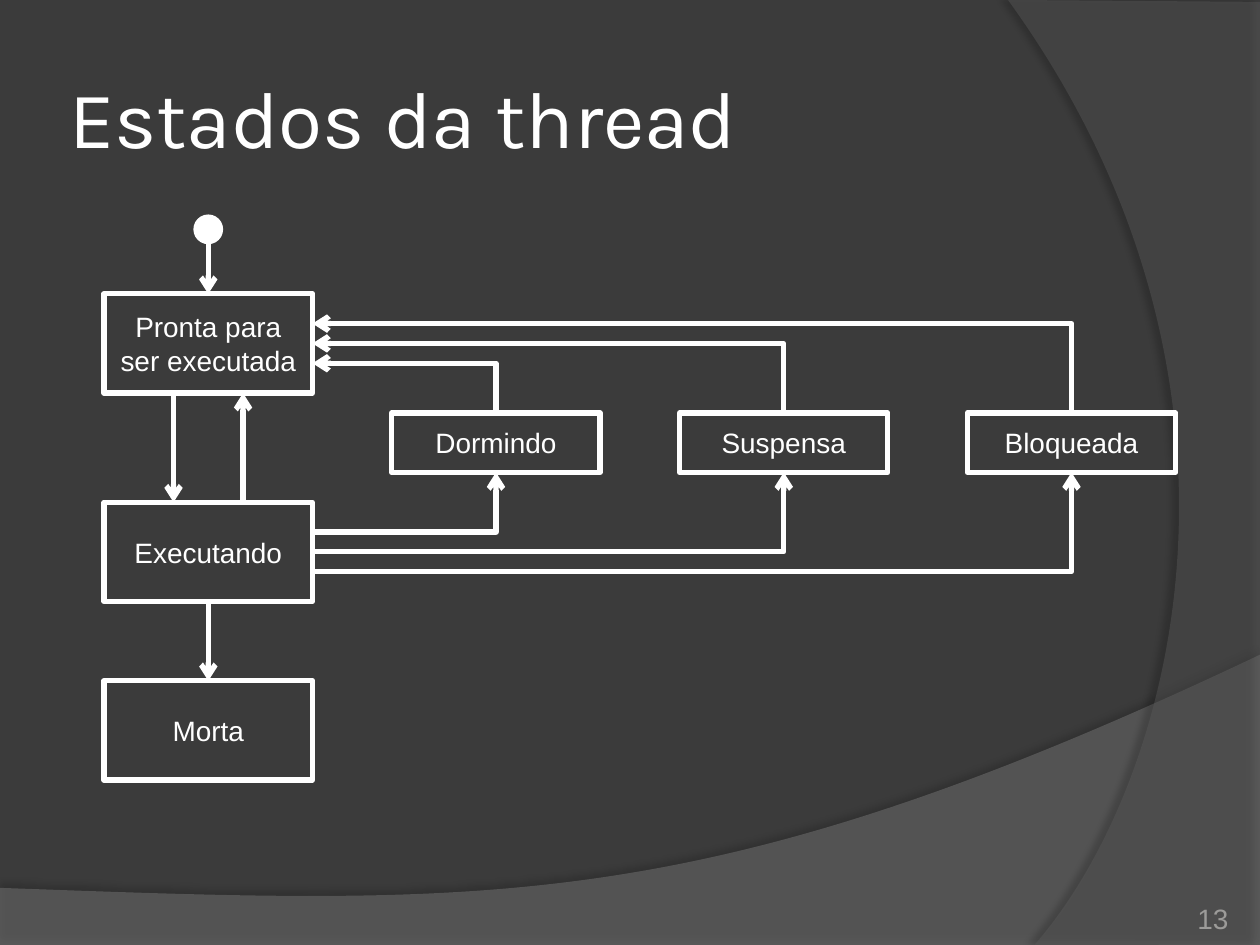
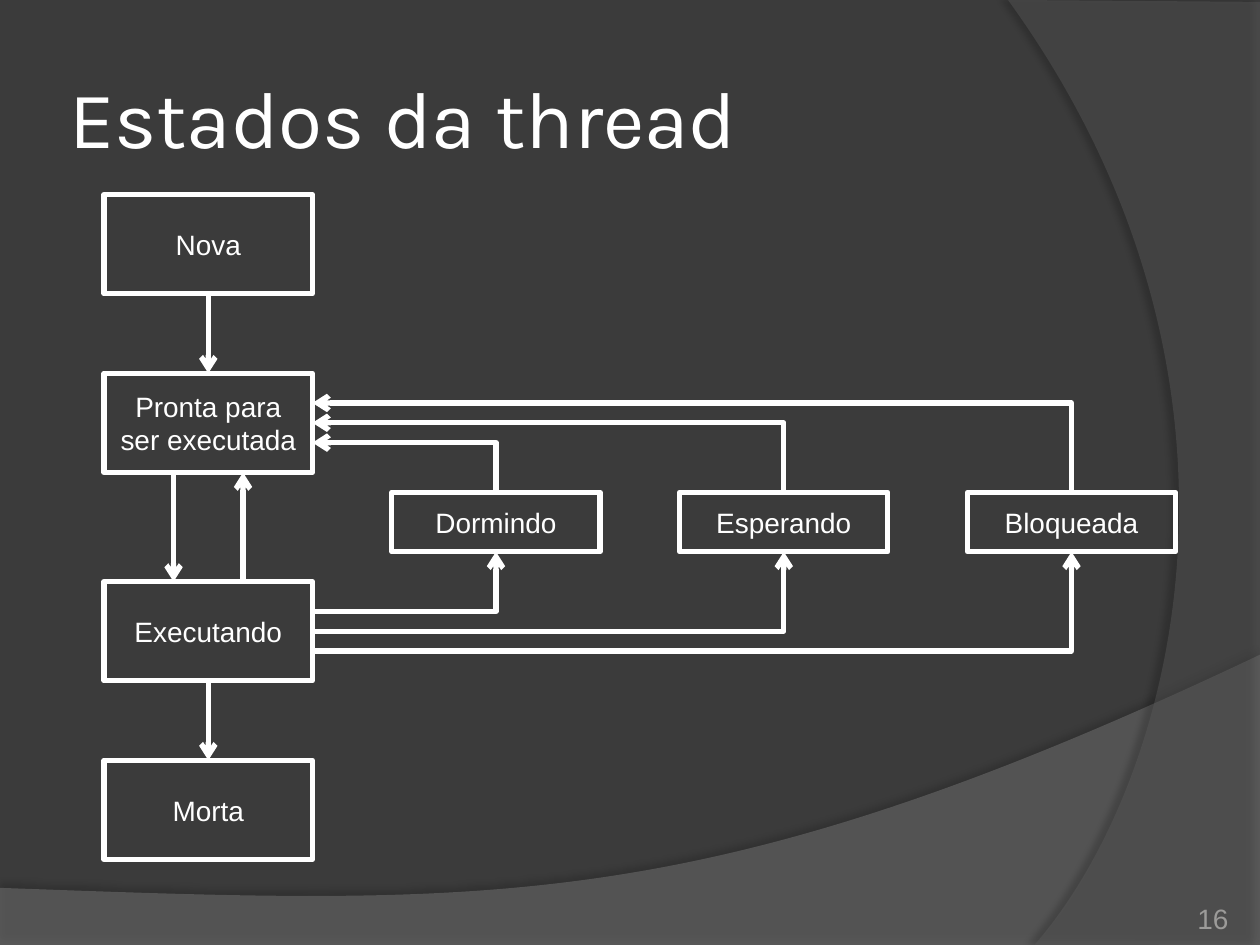
Before and after one commit to duchesqui/slzvieira-training, a slide deck: slide 16 of 2-Java-Programmer-Modulo-II/14.Capitulo08.pptx (slide 13 before the commit). Drawn at 1260x945 pixels with LibreOffice and Linux fonts; fonts in the diff are those of the drawing. Boxes give left, top, right and bottom in pixels: in the first picture for what was removed or moved away, otherwise in the second. Text is boxed around its words. In the diff, an @@ line names an element or a change of style, - is before the commit and + after.

```diff
--- a/2-Java-Programmer-Modulo-II/14.Capitulo08.pptx
+++ b/2-Java-Programmer-Modulo-II/14.Capitulo08.pptx
@@ rectangle added at (x1=105, y1=195, x2=312, y2=295), outline #FFFFFF 3 pt, 16 pt, text #FFFFFF @@
+Nova
@@ ellipse removed at (x1=194, y1=214, x2=224, y2=244) @@
@@ arrow moved from (208, 231) - (208, 294) to (208, 294) - (208, 373) @@
@@ 6 rectangles, 6 elbow arrows, 3 arrows moved together from (x1=105, y1=294, x2=1176, y2=780) to (x1=105, y1=373, x2=1176, y2=859) @@
@@ text in rectangle at (x1=716, y1=512, x2=851, y2=538): text changed @@
-Suspensa
+Esperando
@@ page number at (x1=1197, y1=910, x2=1228, y2=929): text changed @@
-13
+16
```
Also in this commit, not shown: 10 other slides changed, 12 slides added, 7 slides removed, 1 other file.
